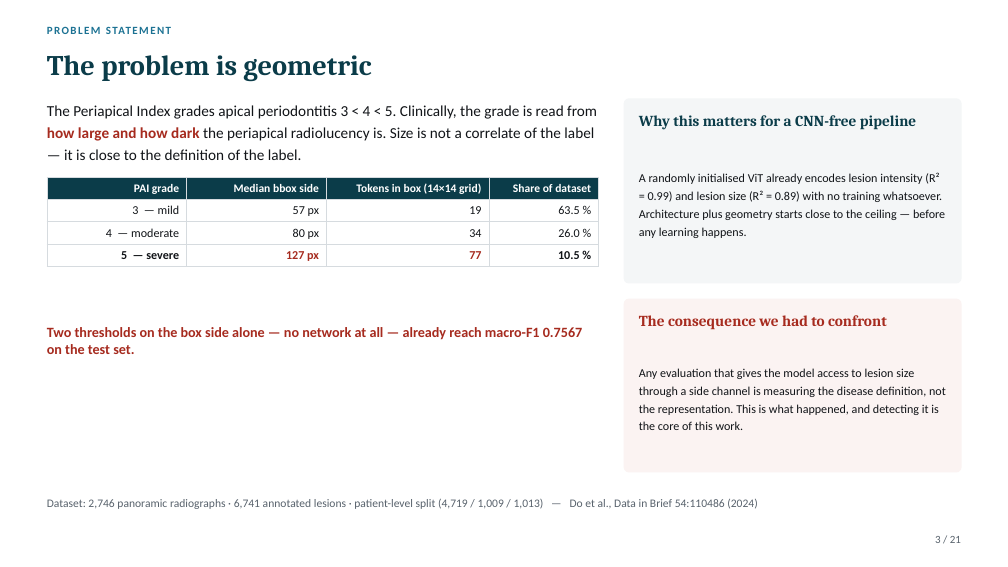
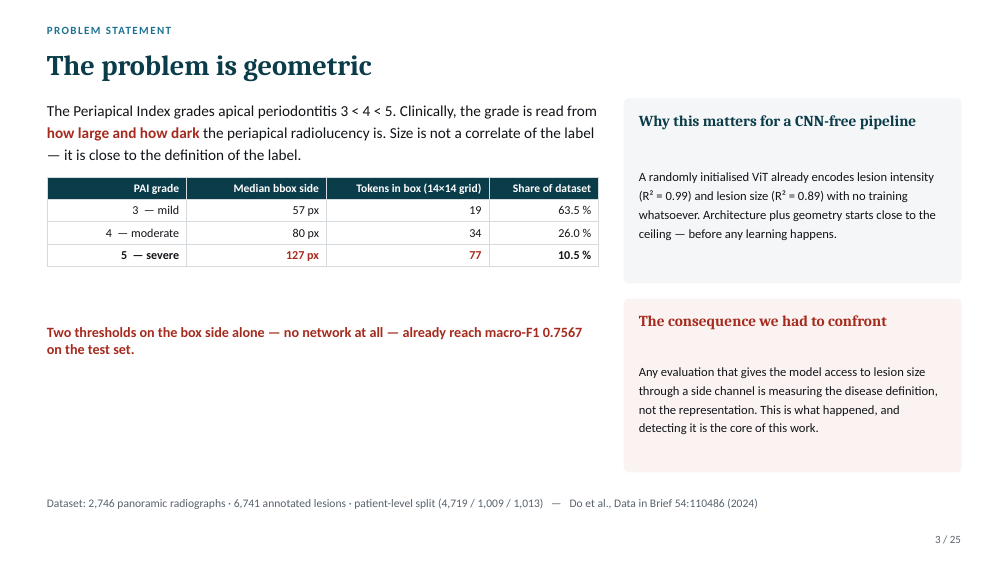
Before and after one commit to Gennaro-finance/Computer_Vision, a slide deck: slide 3 of Project8_CV_2025-2026.pptx. Drawn at 1008x567 pixels with LibreOffice and Linux fonts; fonts in the diff are those of the drawing. Boxes give left, top, right and bottom in pixels: in the first picture for what was removed or moved away, otherwise in the second. Text is boxed around its words. In the diff, an @@ line names an element or a change of style, - is before the commit and + after.

```diff
--- a/Project8_CV_2025-2026.pptx
+++ b/Project8_CV_2025-2026.pptx
@@ text "A randomly initialised ViT already ..." at [639,172,936,240]: size 11.5 to 12 pt; line spacing 17pt to 18pt @@
@@ text "Any evaluation that gives the ..." at [639,367,938,434]: size 11.5 to 12 pt; line spacing 17pt to 18pt @@
@@ text at [935,536,961,543]: text changed @@
-3 / 21
+3 / 25
```
Also in this commit, not shown: 20 other slides changed, 4 slides added, 1 other file.
